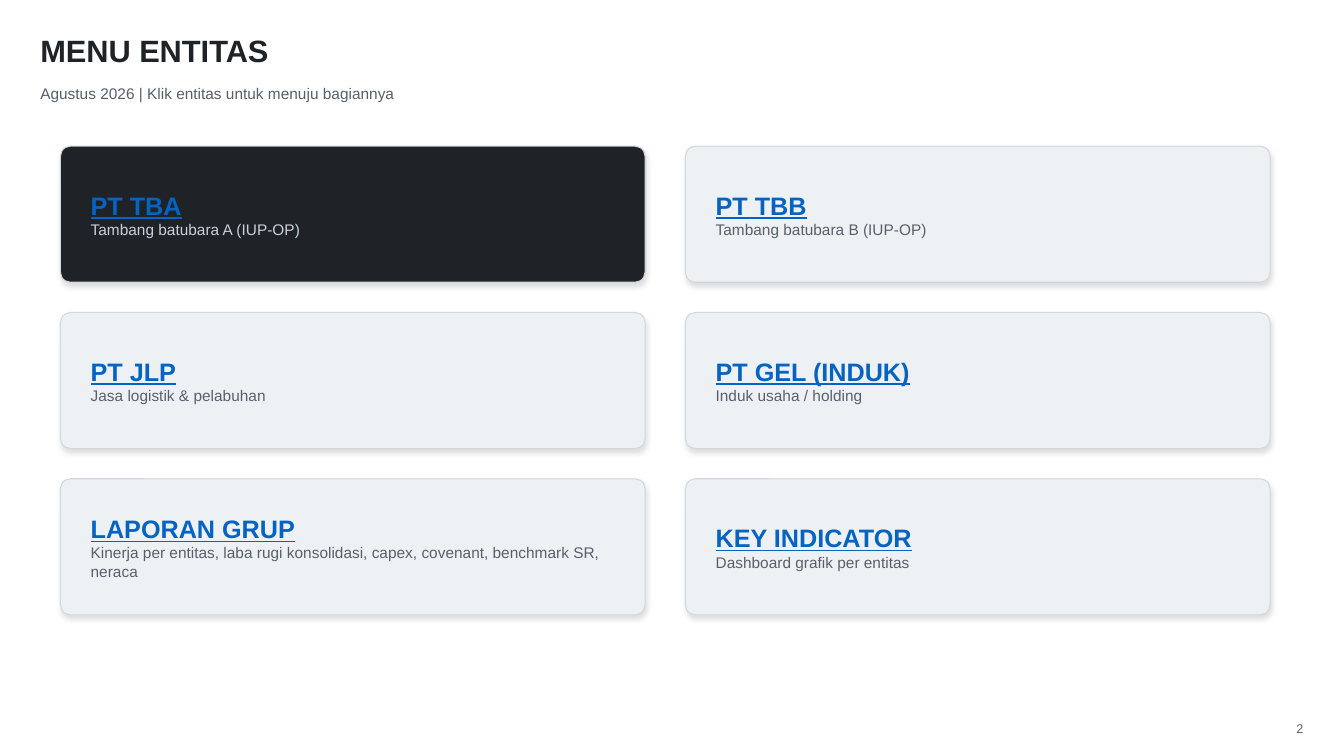
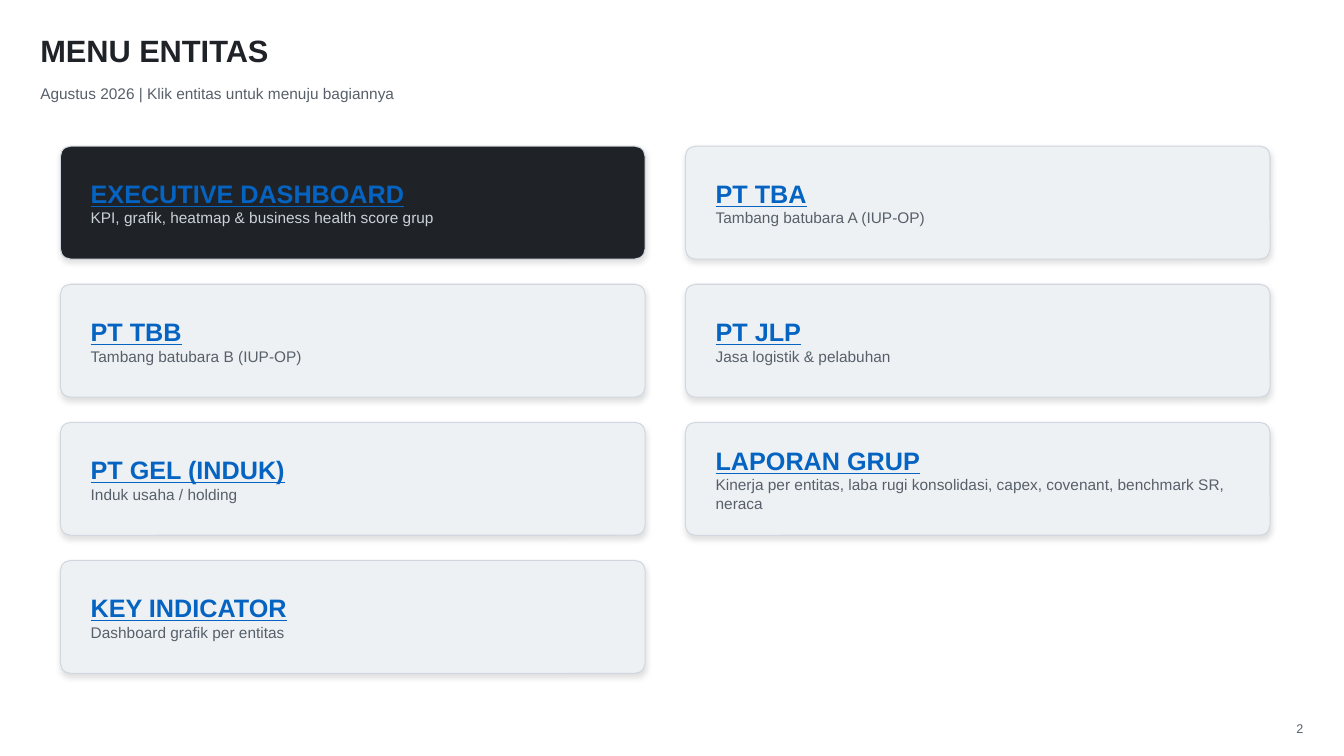
Before and after one commit to Riana-2106/Riana-NextGen-Builders-Final-Project, a slide deck: slide 2 of docs/fpa-global-energy-group/gel-group-management-report/GEL_Group_Management_Report.pptx. Drawn at 1344x756 pixels with LibreOffice and Linux fonts; fonts in the diff are those of the drawing. Boxes give left, top, right and bottom in pixels: in the first picture for what was removed or moved away, otherwise in the second. Text is boxed around its words. In the diff, an @@ line names an element or a change of style, - is before the commit and + after.

```diff
--- a/docs/fpa-global-energy-group/gel-group-management-report/GEL_Group_Management_Report.pptx
+++ b/docs/fpa-global-energy-group/gel-group-management-report/GEL_Group_Management_Report.pptx
@@ rounded rectangle: place and size @@
-rounded rectangle at box(60, 146, 645, 282)
+rounded rectangle at box(60, 146, 645, 259)
@@ rounded rectangle: place and size @@
-rounded rectangle at box(686, 146, 1270, 282)
+rounded rectangle at box(686, 146, 1270, 259)
@@ text added at box(91, 185, 434, 226), 11 pt, text #C9D1D9 @@
+EXECUTIVE DASHBOARD
+KPI, grafik, heatmap & business health score grup
@@ text at box(716, 185, 924, 226): text changed @@
-PT TBB
-Tambang batubara B (IUP-OP)
+PT TBA
+Tambang batubara A (IUP-OP)
@@ rounded rectangle: place and size @@
-rounded rectangle at box(60, 313, 645, 449)
+rounded rectangle at box(60, 284, 645, 397)
@@ rounded rectangle: place and size @@
-rounded rectangle at box(686, 313, 1270, 449)
+rounded rectangle at box(686, 284, 1270, 397)
@@ text "PT JLP": place and size @@
-text "PT JLP" at box(91, 363, 266, 404)
+text "PT JLP" at box(716, 323, 890, 365)
@@ text at box(91, 323, 301, 365): text changed; text colour #C9D1D9 to #57606A @@
-PT TBA
-Tambang batubara A (IUP-OP)
+PT TBB
+Tambang batubara B (IUP-OP)
@@ rounded rectangle: place and size @@
-rounded rectangle at box(60, 479, 645, 615)
+rounded rectangle at box(60, 422, 645, 535)
@@ text "PT GEL (INDUK)": place and size @@
-text "PT GEL (INDUK)" at box(716, 362, 909, 404)
+text "PT GEL (INDUK)" at box(91, 460, 284, 503)
@@ proportions changed in 6 elements at box(60, 146, 645, 259), box(686, 146, 1270, 259), box(60, 284, 645, 397), box(686, 284, 1270, 397), box(60, 422, 645, 535), box(686, 422, 1270, 535) @@
@@ rounded rectangle: place and size @@
-rounded rectangle at box(686, 479, 1270, 615)
+rounded rectangle at box(686, 422, 1270, 535)
@@ text "LAPORAN GRUP": place and size @@
-text "LAPORAN GRUP" at box(91, 520, 599, 577)
+text "LAPORAN GRUP" at box(716, 452, 1224, 509)
@@ rounded rectangle added at box(60, 561, 645, 674), fill #EEF1F4, outline #D0D7DE 0.75 pt @@
@@ text "KEY INDICATOR": place and size @@
-text "KEY INDICATOR" at box(716, 529, 912, 571)
+text "KEY INDICATOR" at box(91, 599, 287, 641)
```
Also in this commit, not shown: 49 other slides changed, 2 slides added, 1 other file.
